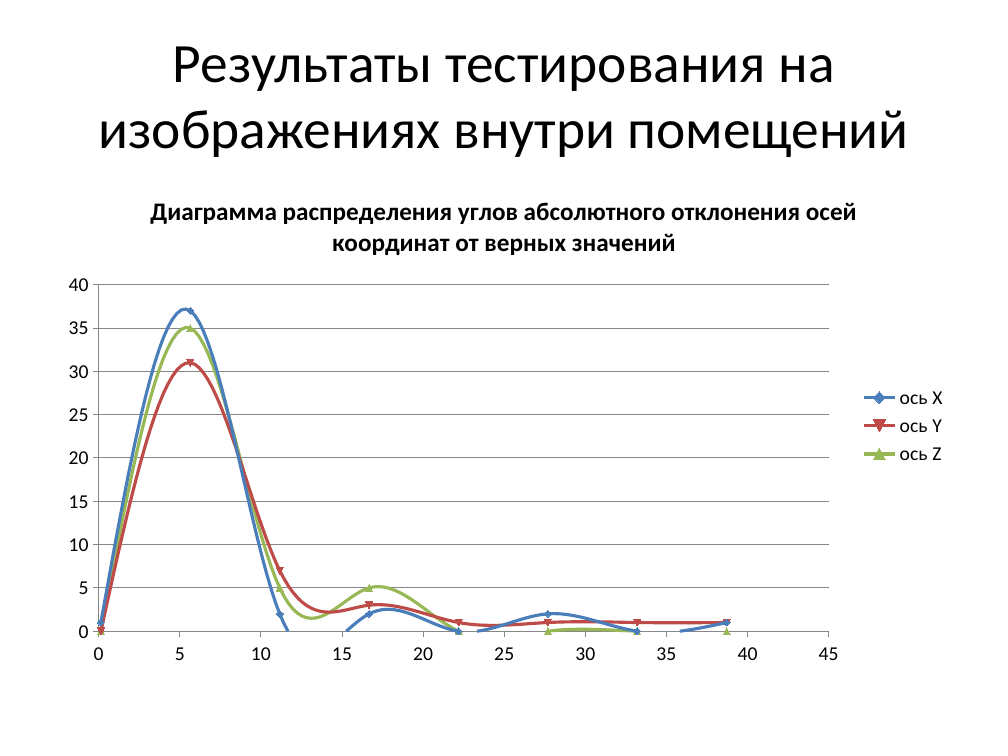
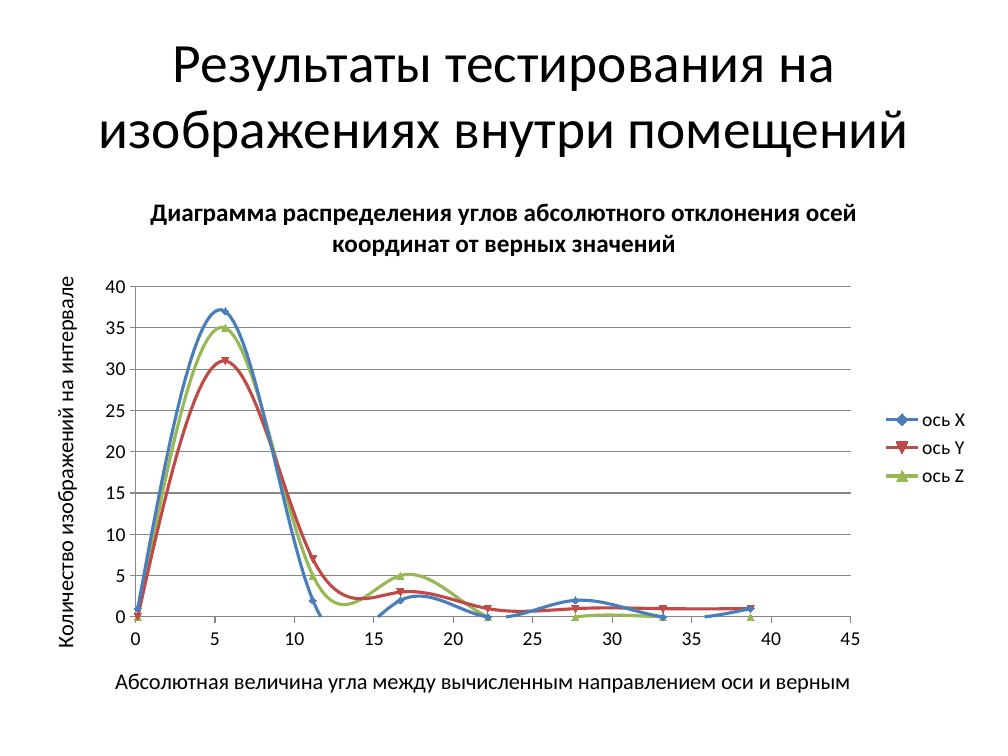
Before and after one commit to pkuderov/gyrocam, a slide deck: slide 14 of presentation.pptx. Drawn at 1008x756 pixels with LibreOffice and Linux fonts; fonts in the diff are those of the drawing. Boxes give left, top, right and bottom in pixels: in the first picture for what was removed or moved away, otherwise in the second. Text is boxed around its words. In the diff, an @@ line names an element or a change of style, - is before the commit and + after.

Commit message:
+ tuesday midday presentation & stat charts again

```diff
--- a/presentation.pptx
+++ b/presentation.pptx
@@ scatter smooth chart at bbox=[28, 176, 981, 720] @@
@@ category axis title "" to "Абсолютная величина угла между вычисленным направлением оси и верным" @@
@@ value axis title "" to "Количество изображений на интервале" @@
@@ scatter smooth chart: place and size @@
-scatter smooth chart at bbox=[50, 176, 958, 675]
+scatter smooth chart at bbox=[28, 176, 981, 720]
```
Also in this commit, not shown: 8 other slides changed, 1 other file.
